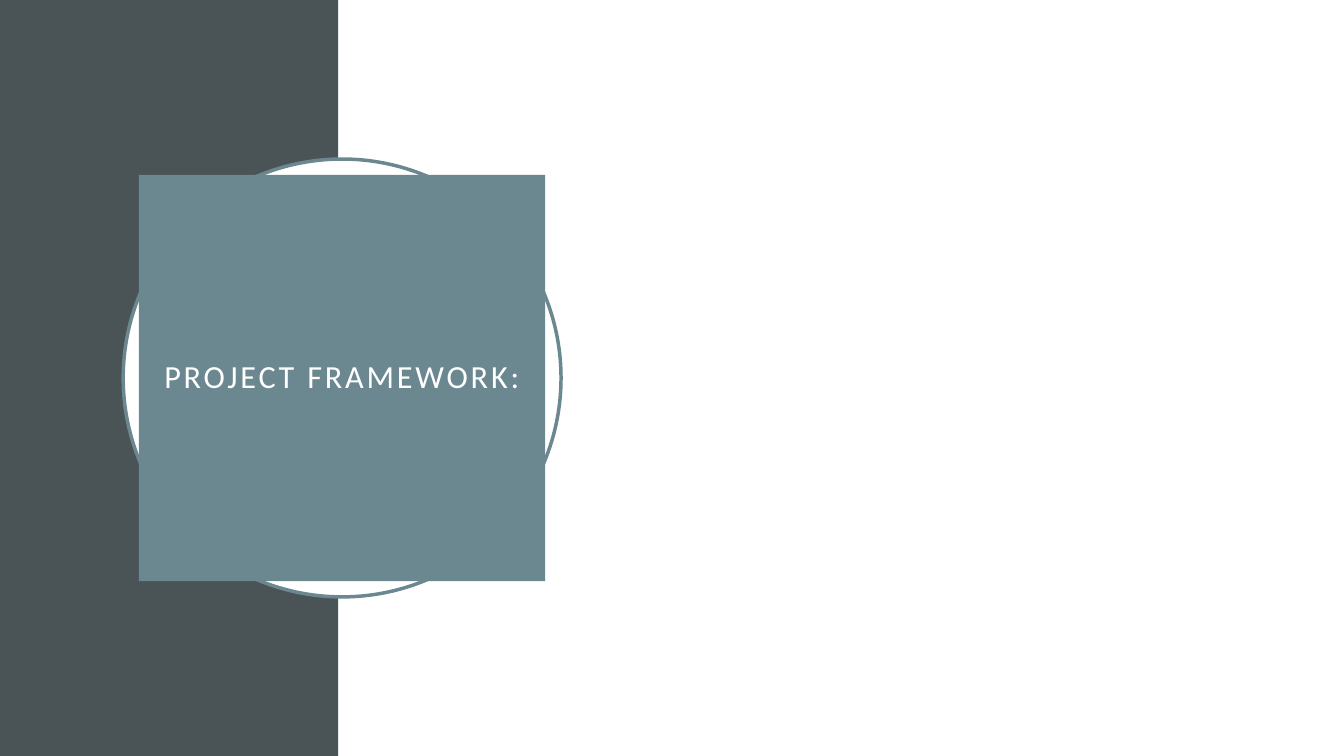
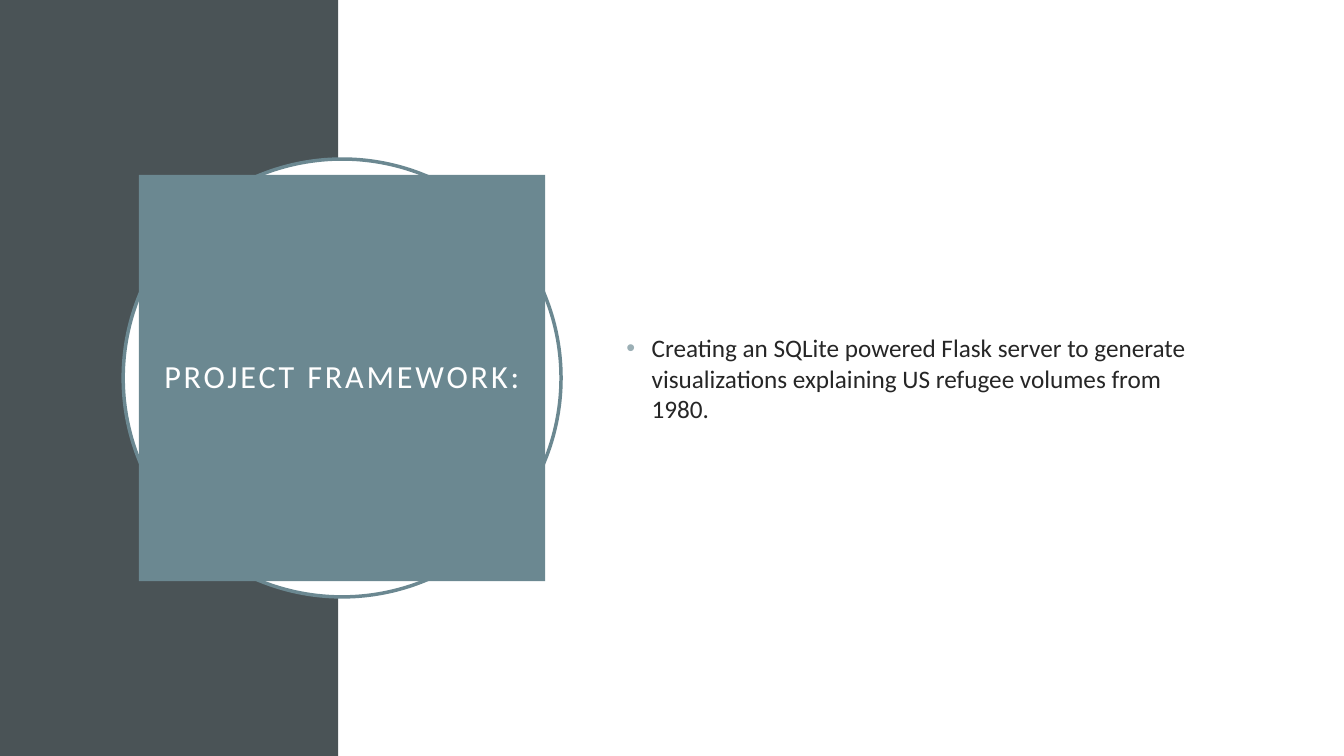
Before and after one commit to ASwigart/groupproject-3, a slide deck: slide 2 of GrpProject3.pptx. Drawn at 1344x756 pixels with LibreOffice and Linux fonts; fonts in the diff are those of the drawing. Boxes give left, top, right and bottom in pixels: in the first picture for what was removed or moved away, otherwise in the second. Text is boxed around its words. In the diff, an @@ line names an element or a change of style, - is before the commit and + after.

```diff
--- a/GrpProject3.pptx
+++ b/GrpProject3.pptx
@@ text added at bbox=[652, 339, 1185, 418], 18 pt, text #262626 @@
+• Creating an SQLite powered Flask server to generate visualizations explaining US refugee volumes from 1980.
```
Also in this commit, not shown: 6 other slides changed, 1 other file.
